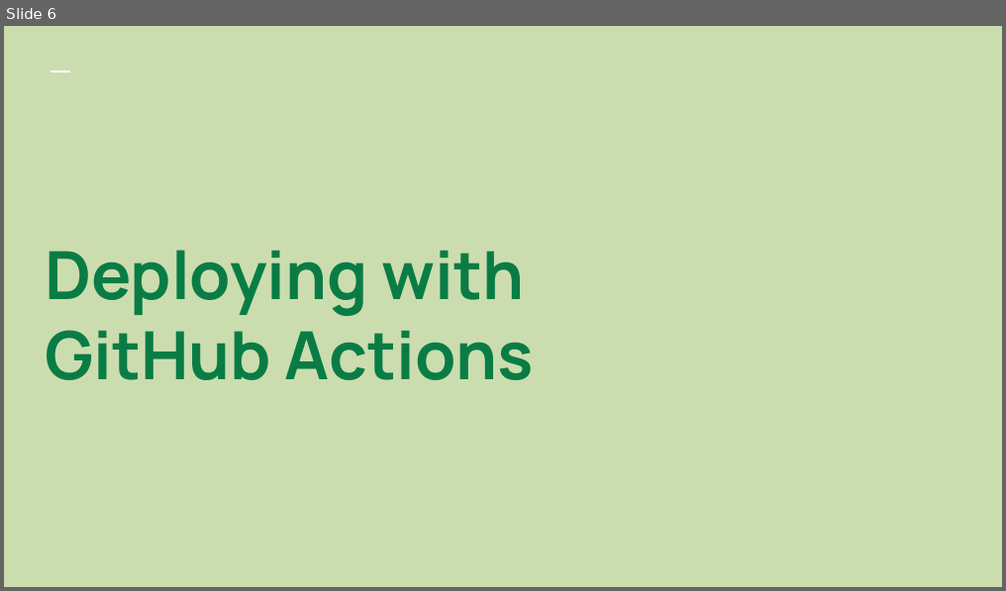
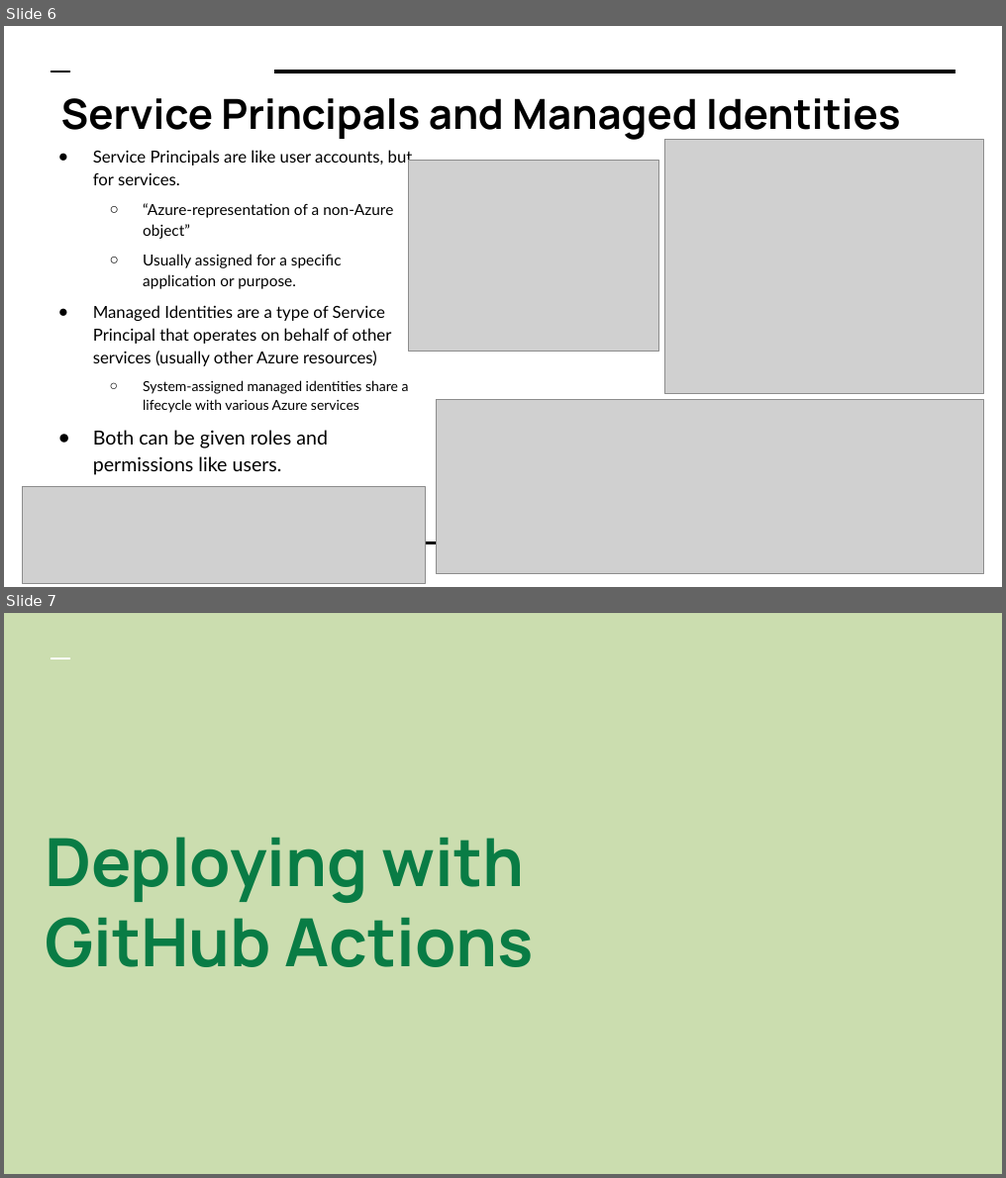
Before and after one commit to colbyford/DSBA6190-CloudComputing, a slide deck: 6 - Deployment and Security/Deployment.pptx. Shown one above the other, each under a label of ours: slide 6 before the commit, slides 6 and 7 after it. The pictures are 1006x591 and 1006x1178 pixels, drawn with LibreOffice and Linux fonts; fonts in the diff are those of the drawing; grey boxes stand for pictures. Boxes give left, top, right and bottom in pixels: in the first picture for what was removed or moved away, otherwise in the second. Text is boxed around its words. In the diff, an @@ line names an element or a change of style, - is before the commit and + after.

```diff
--- a/6 - Deployment and Security/Deployment.pptx
+++ b/6 - Deployment and Security/Deployment.pptx
@@ slide 6 added at (x1=4, y1=26, x2=1002, y2=587), background #FFFFFF @@
@@ line added from (51, 71) to (71, 71), #000000 1.5 pt @@
@@ line added from (274, 71) to (956, 71), #000000 3 pt @@
@@ title added at (x1=61, y1=98, x2=900, y2=141), 30 pt, text #000000, bold @@
+Service Principals and Managed Identities
@@ picture added at (x1=664, y1=140, x2=984, y2=394) @@
@@ text added at (x1=93, y1=150, x2=413, y2=475), 12 pt, text #000000 @@
+● Service Principals are like user accounts, but for services.
+  ○ “Azure-representation of a non-Azure object”
+  ○ Usually assigned for a specific application or purpose.
+● Managed Identities are a type of Service Principal that operates on behalf of other services (usually other Azure resources)
+  ○ System-assigned managed identities share a lifecycle with various Azure services
+● Both can be given roles and permissions like users.
@@ picture added at (x1=408, y1=160, x2=658, y2=351) @@
@@ picture added at (x1=436, y1=400, x2=984, y2=574) @@
@@ picture added at (x1=22, y1=487, x2=425, y2=583) @@
@@ line added from (274, 543) to (956, 543), #000000 1.5 pt @@
@@ what was slide 6 is now slide 7 @@
```
Also in this commit, not shown: 2 slides changed.
